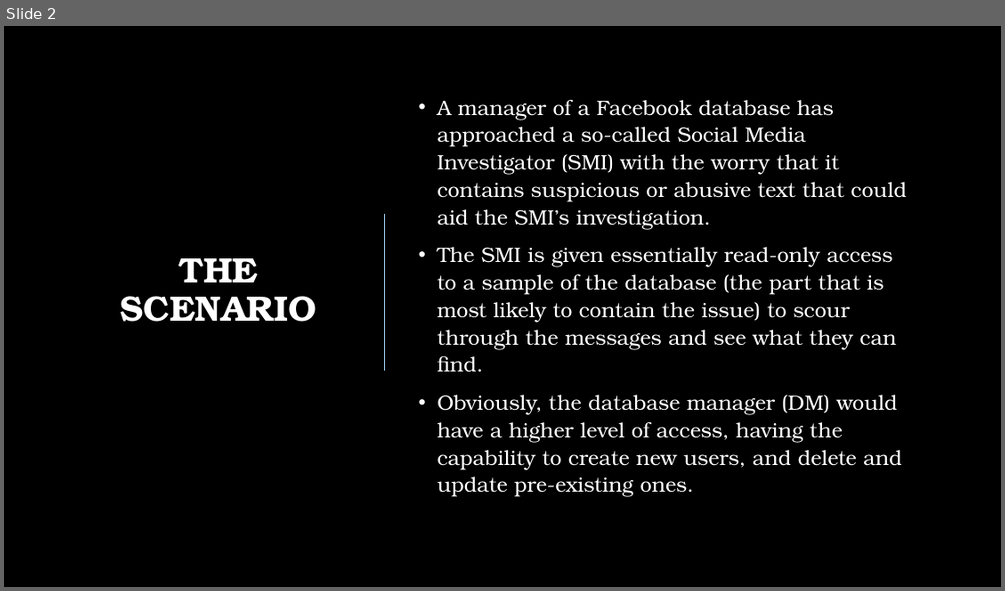
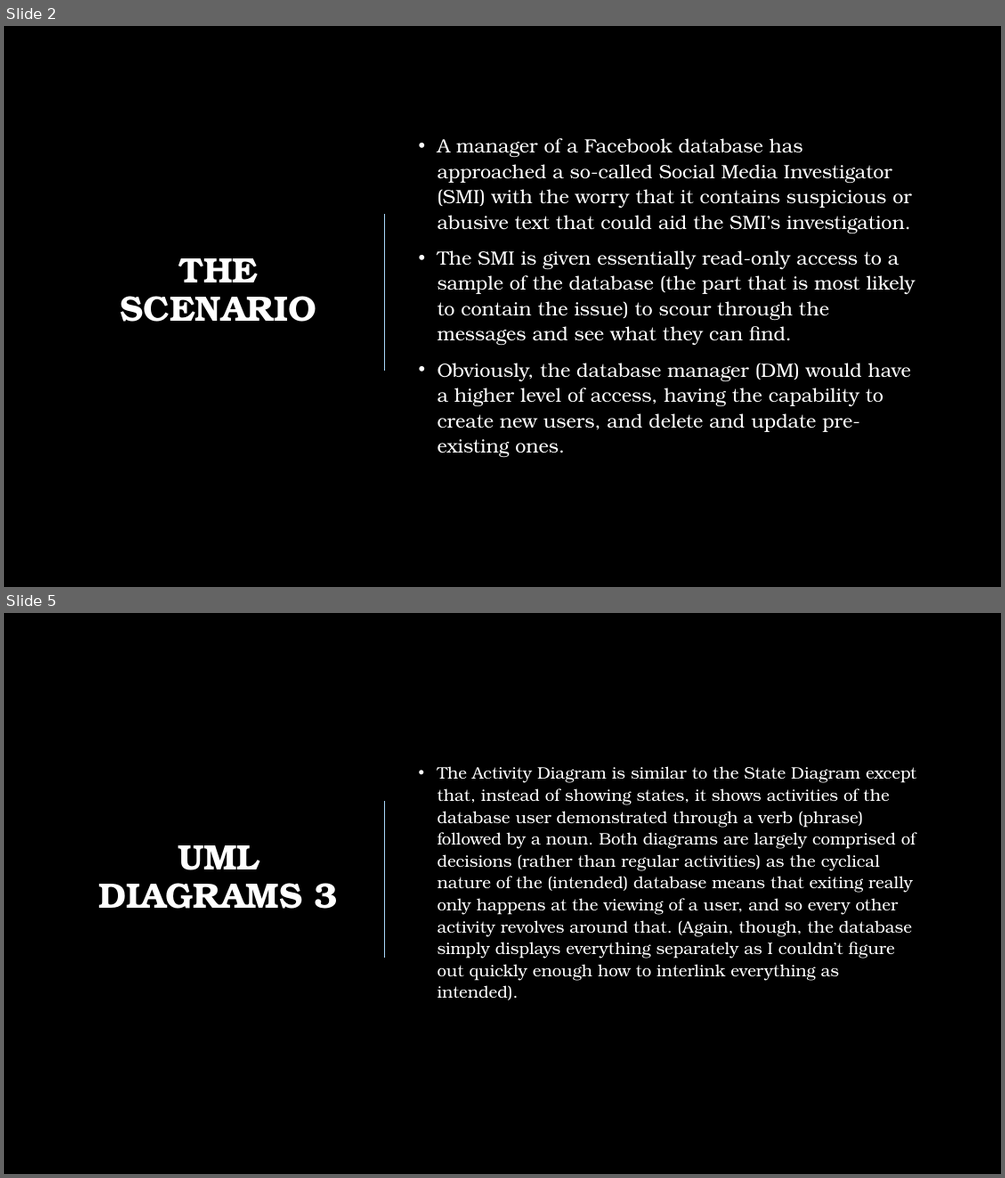
Before and after one commit to jkinver/ISAD157-Coursework, a slide deck: ISAD157 Presentation.pptx. Shown one above the other, each under a label of ours: slide 2 before the commit, slides 2 and 5 after it; the slides between them are not shown. The pictures are 1005x591 and 1005x1178 pixels, drawn with LibreOffice and Linux fonts; fonts in the diff are those of the drawing; background and template pictures are left out. Boxes give left, top, right and bottom in pixels: in the first picture for what was removed or moved away, otherwise in the second. Text is boxed around its words. In the diff, an @@ line names an element or a change of style, - is before the commit and + after.

Commit message:
Updated Presentation
Updated the font style to be consistent across the entire slideshow and created seven slides covering the title, the scenario, the UML diagrams, and the Entity Relations. All that remains to speak about is the SQL Queries.

```diff
--- a/ISAD157 Presentation.pptx
+++ b/ISAD157 Presentation.pptx
@@ slide 5 added at bbox=[4, 613, 1001, 1174], background picture (left out) @@
@@ text added at bbox=[437, 766, 916, 1000], 16 pt, text #FFFFFF @@
+• The Activity Diagram is similar to the State Diagram except that, instead of showing states, it shows activities of the database user demonstrated through a verb (phrase) followed by a noun. Both diagrams are largely comprised of decisions (rather than regular activities) as the cyclical nature of the (intended) database means that exiting really only happens at the viewing of a user, and so every other activity revolves around that. (Again, though, the database simply displays everything separately as I couldn’t figure out quickly enough how to interlink everything as intended).
@@ line added from (385, 802) to (385, 957), #ABDAFC 1 pt @@
@@ title added at bbox=[99, 845, 338, 908], 34 pt, text #FFFFFF, bold @@
+UML DIAGRAMS 3
@@ slide 2 changed as well @@
@@ text "A manager of a Facebook ..." at bbox=[437, 138, 915, 458]: size 20 to 18.5 pt @@
```
Also in this commit, not shown: 1 other slide changed, 5 other slides added, 1 other file.
